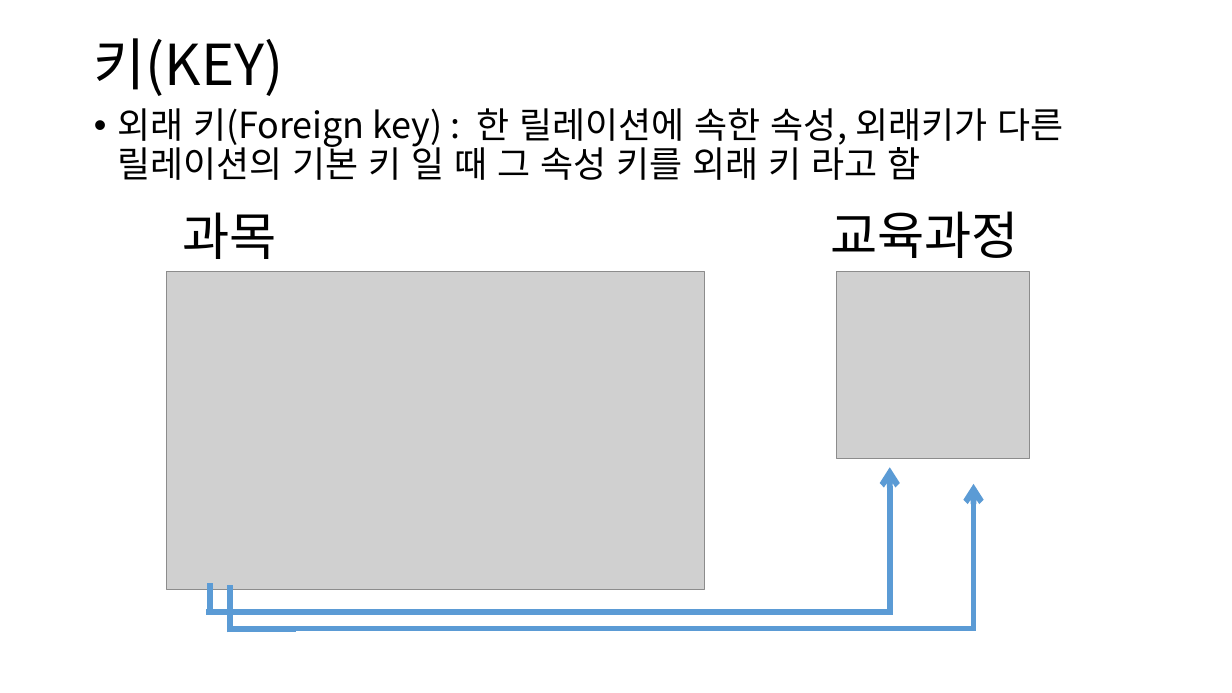
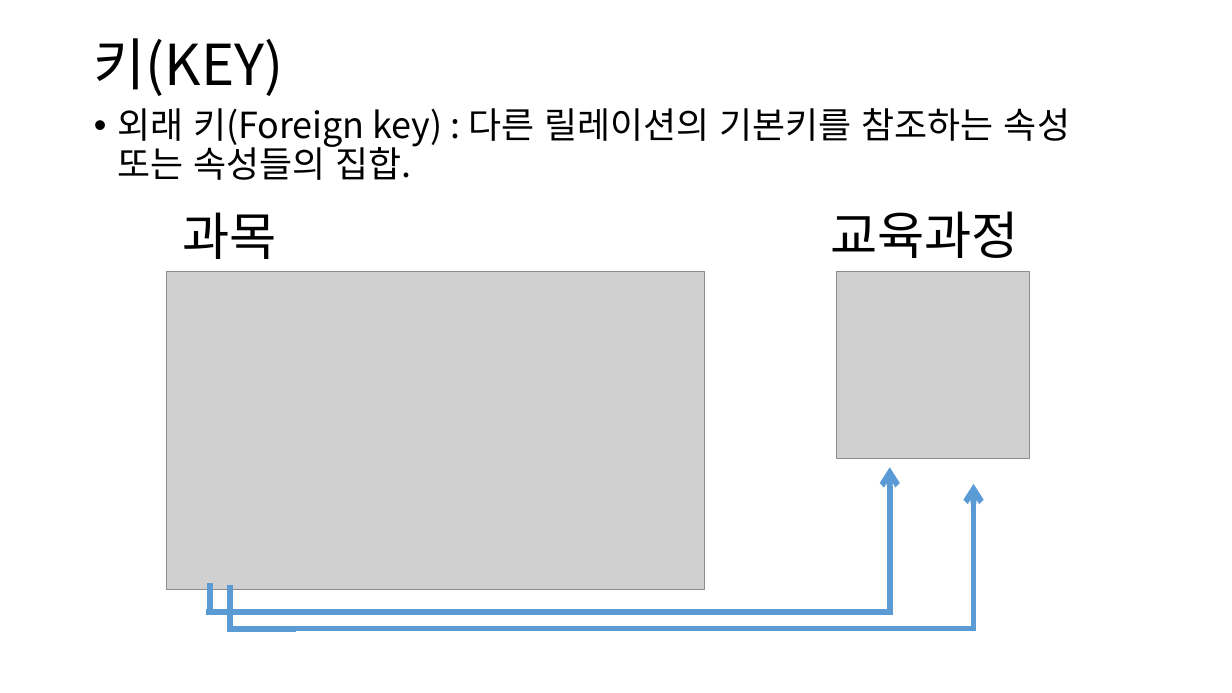
Before and after one commit to lhs501/mirim, a slide deck: slide 23 of chapter 4.pptx. Drawn at 1232x693 pixels with LibreOffice and Linux fonts; fonts in the diff are those of the drawing; grey boxes stand for pictures. Boxes give left, top, right and bottom in pixels: in the first picture for what was removed or moved away, otherwise in the second. Text is boxed around its words. In the diff, an @@ line names an element or a change of style, - is before the commit and + after.

```diff
--- a/chapter 4.pptx
+++ b/chapter 4.pptx
@@ text at (117,108,1070,180): text changed @@
-• 외래 키(Foreign key) : 한 릴레이션에 속한 속성, 외래키가 다른 릴레이션의 기본 키 일 때 그 속성 키를 외래 키 라고 함
+• 외래 키(Foreign key) : 다른 릴레이션의 기본키를 참조하는 속성 또는 속성들의 집합.
```
Also in this commit, not shown: 9 other slides changed, 3 other files.
